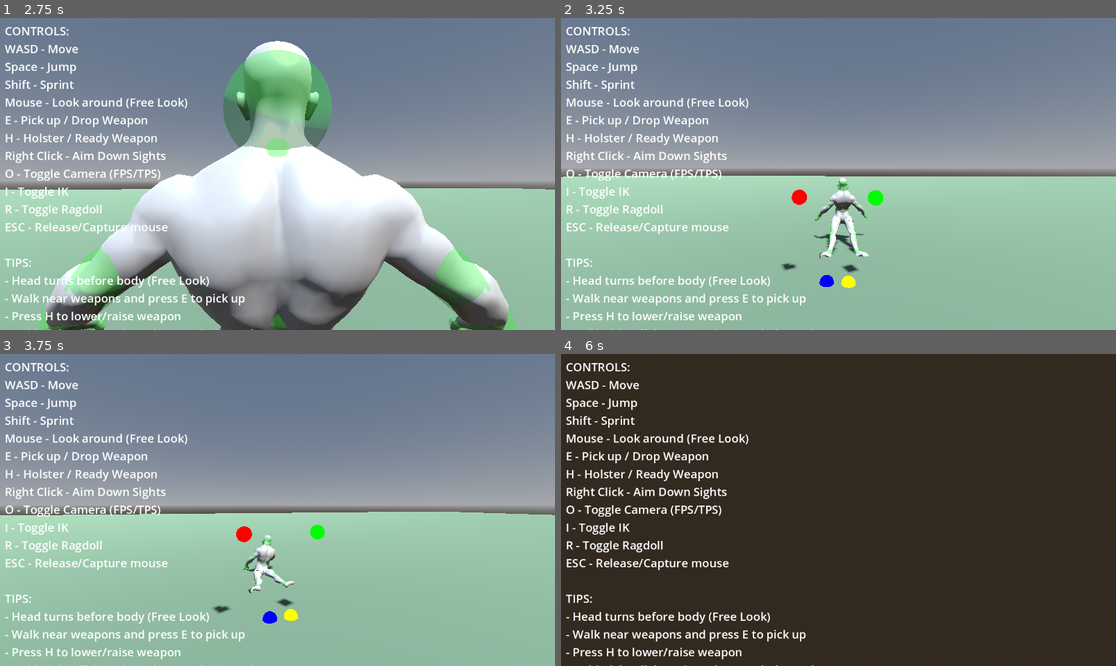
Above: before the commit, frames 1-4 (two rows, left to right).
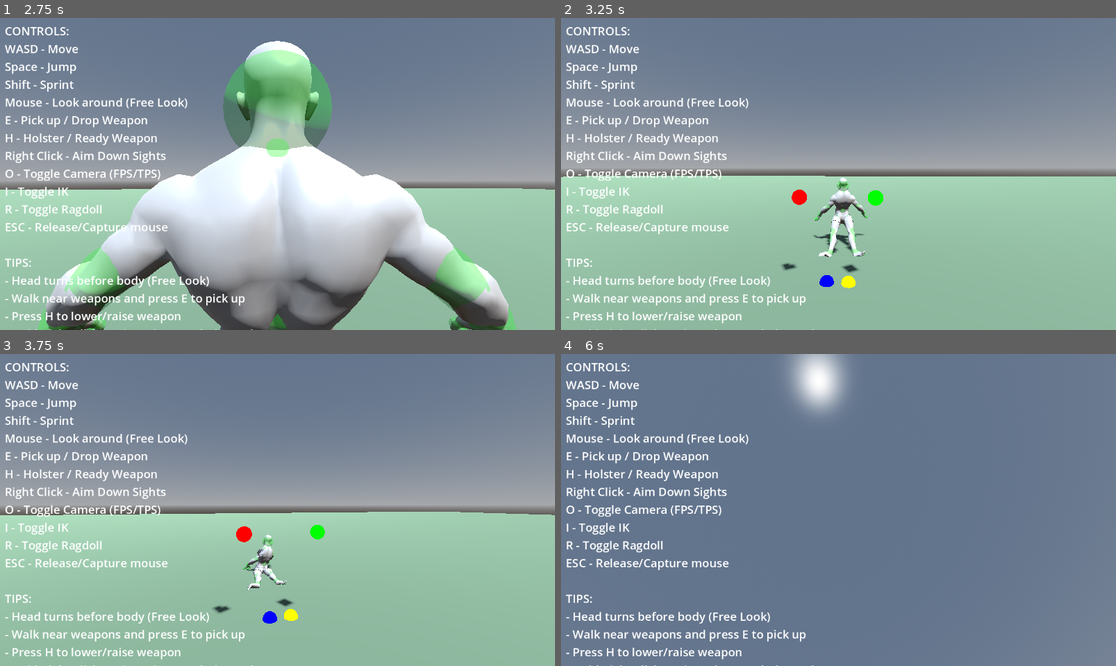
Above: after the commit, the same moments.

Repository: lmf-git/fpsikanimragdoll
Game: Godot game, scene res://world.tscn
Two runs of this game, one before a commit and one after it. Both use one fixed random seed, a clock stepped at 60 frames per second and the inputs below.
Inputs (mouse positions are in pixels of both pictures, inside the frame that each line leads up to):
- Up to frame 1 (2.75 s): tap Enter at 0.5 s; move the mouse to (305, 174) at 0.52 s; hold Shift (sprint) 0.53-1.28 s; hold W (move_forward) from 0.53 s (still down); click (305, 174) at 0.67 s; tap Space (jump) at 0.77, 1.52 s; move the mouse to (249, 174) at 1.27 s; tap O (toggle_camera) at 1.35 s; move the mouse to (288, 167) at 2.02 s; hold I (toggle_ik) from 2.03 s (still down)
- Up to frame 2 (3.25 s): keep holding W (move_forward); move the mouse to (832, 180) at 2.77 s; release I (toggle_ik) at 2.78 s; tap R (toggle_ragdoll) at 2.85 s; click (832, 180) at 2.92 s; tap Space (jump) at 3.02 s
- Up to frame 3 (3.75 s): keep holding W (move_forward); move the mouse to (316, 513) at 3.52 s; tap E at 3.6 s
- Up to frame 4 (6 s): tap Space (jump) at 3.77, 4.52, 5.75 s; move the mouse to (794, 506) at 4.27 s; tap H at 4.35 s; move the mouse to (844, 510) at 5.02 s; hold Shift (sprint) 5.03-5.78 s; click (844, 510) at 5.17 s; move the mouse to (816, 503) at 5.77 s; release W (move_forward) at 5.78 s; hold D (move_right) from 5.78 s (still down); tap O (toggle_camera) at 5.85 s

Frame 1 is identical in both runs. In frame 2, 0.2% of the frame differs, in the area x 46-56%, y 51-78%; in frame 3, 0.4%; in frame 4, 98%, in the area x 0-100%, y 0-100%.

Commit message:
Restrict backward bending for spine/pelvis and upper arms
- Added asymmetric HINGE limits for torso bones (more forward than backward)
  - Hips: 15° forward, 5° backward (was ±15°)
  - Spine: 20° forward, 10° backward (was ±20°)
  - Chest/Upper_Chest: 15° forward, 5° backward (was ±15°)
- Reduced upper arm cone joint limits to prevent excessive backward swing
  - swing_limit: 60° (down from 80°)
  - twist_limit: 20° (down from 30°)
- Prevents spine/pelvis from arching too far backward
- Prevents shoulders/arms from bending behind the body unnaturally

Diff:
--- a/character_controller.gd
+++ b/character_controller.gd
@@ -375,21 +375,31 @@
 		var bias = 0.95     # Very high bias = rigid response
 
 		# Ultra-specific constraints - allow natural bending but prevent excessive movement
+		# Store separate forward/backward limits for torso (for HINGE joints)
+		var forward_limit = swing_limit
+		var backward_limit = swing_limit
+
 		if bone_suffix in ["Hips"]:
-			# Hips/pelvis - very restricted but allow slight bend for natural rest
-			swing_limit = deg_to_rad(15)  # Small amount for natural posing
-			twist_limit = deg_to_rad(5)   # Minimal twist
+			# Hips/pelvis - very restricted backward, allow some forward bend
+			forward_limit = deg_to_rad(15)   # Can bend forward for natural posing
+			backward_limit = deg_to_rad(5)   # Very limited backward bend to prevent arching
+			swing_limit = forward_limit  # For CONE joints if used
+			twist_limit = deg_to_rad(5)  # Minimal twist
 			damping = 0.98
 			bias = 0.98
 		elif bone_suffix in ["Spine"]:
-			# Lower spine - allow some flex for natural bending
-			swing_limit = deg_to_rad(20)  # Allow forward/back bend
+			# Lower spine - allow forward flex, restrict backward
+			forward_limit = deg_to_rad(20)   # Can bend forward
+			backward_limit = deg_to_rad(10)  # Limited backward bend
+			swing_limit = forward_limit  # For CONE joints if used
 			twist_limit = deg_to_rad(10)  # Some twist for natural movement
 			damping = 0.95
 			bias = 0.95
 		elif bone_suffix in ["Chest", "Upper_Chest"]:
-			# Upper torso - moderate restriction
-			swing_limit = deg_to_rad(15)  # Less flex than lower spine
+			# Upper torso - very restricted backward
+			forward_limit = deg_to_rad(15)  # Can bend forward
+			backward_limit = deg_to_rad(5)  # Very limited backward bend
+			swing_limit = forward_limit  # For CONE joints if used
 			twist_limit = deg_to_rad(8)   # Limited twist
 			damping = 0.96
 			bias = 0.96
@@ -437,9 +447,9 @@
 			damping = 0.998
 			bias = 0.998
 		elif bone_suffix in ["Upper_Arm", "L_Upper_Arm", "R_Upper_Arm"]:
-			# Upper arms - allow natural shoulder movement
-			swing_limit = deg_to_rad(80)   # Can swing up/down/side
-			twist_limit = deg_to_rad(30)   # Some rotation at shoulder
+			# Upper arms - allow natural shoulder movement but prevent excessive backward swing
+			swing_limit = deg_to_rad(60)   # Reduced from 80 to prevent backward bending
+			twist_limit = deg_to_rad(20)   # Reduced from 30 to prevent excessive rotation
 			damping = 0.85
 			bias = 0.85
 		elif bone_suffix in ["Lower_Arm", "L_Lower_Arm", "R_Lower_Arm"]:
@@ -465,11 +475,12 @@
 		if use_hinge:
 			# Hinge joints use different constraint properties
 			# For limbs (knees/elbows): only bend one way (forward, NOT backward/hyperextension)
-			# For torso (spine/neck/head): allow bending both ways (forward/back)
-			if bone_suffix in ["Spine", "Chest", "Upper_Chest", "Neck", "Head"]:
-				# Torso can bend forward and backward
-				physical_bone.set("joint_constraints/angular_limit_lower", -swing_limit)
-				physical_bone.set("joint_constraints/angular_limit_upper", swing_limit)
+			# For torso (spine/neck/head): allow bending both ways but with asymmetric limits
+			if bone_suffix in ["Hips", "Spine", "Chest", "Upper_Chest", "Neck", "Head"]:
+				# Torso can bend forward and backward, but with separate limits
+				# Negative = backward, Positive = forward
+				physical_bone.set("joint_constraints/angular_limit_lower", -backward_limit)  # Restricted backward
+				physical_bone.set("joint_constraints/angular_limit_upper", forward_limit)    # More forward bend
 			else:
 				# Limbs only bend forward, NO backward bending (prevents hyperextension)
 				# 0 = straight/rest position, positive = bend forward, negative = hyperextend (bad!)
